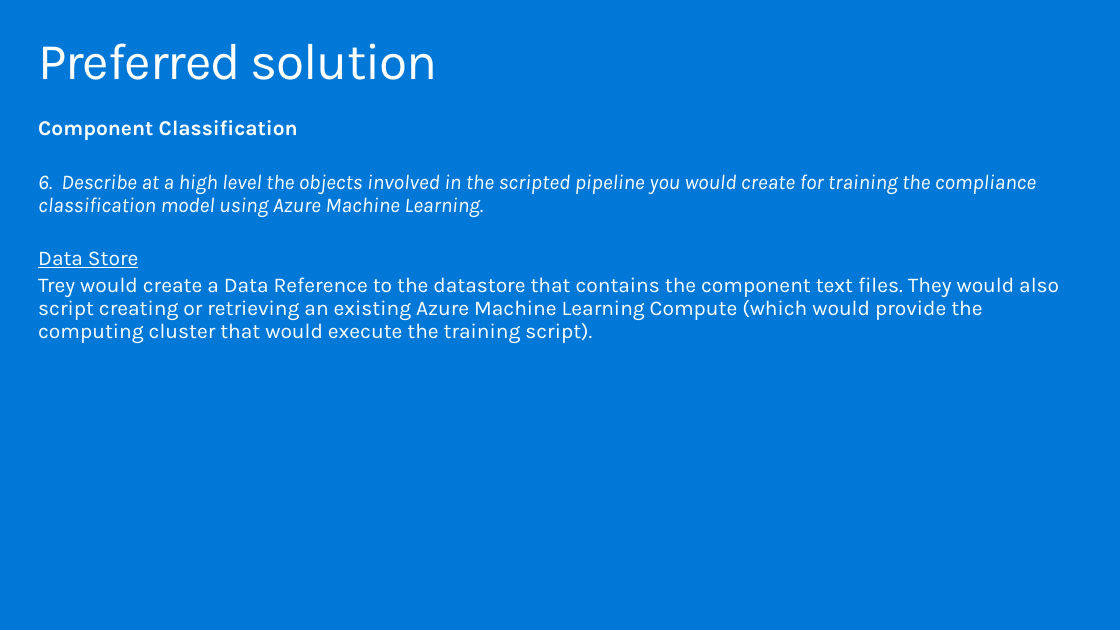
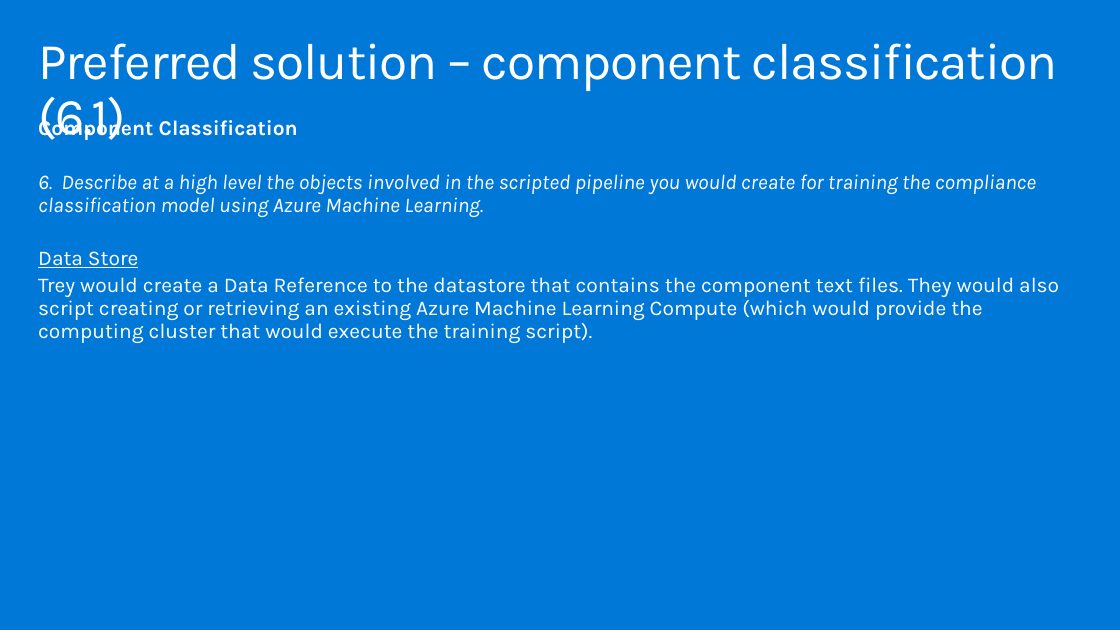
Before and after one commit to tiagoh/MCW-ML-Ops-1Day, a slide deck: slide 18 of Whiteboard design session/WDS trainer presentation - MLOps.pptx. Drawn at 1120x630 pixels with LibreOffice and Linux fonts; fonts in the diff are those of the drawing. Boxes give left, top, right and bottom in pixels: in the first picture for what was removed or moved away, otherwise in the second. Text is boxed around its words. In the diff, an @@ line names an element or a change of style, - is before the commit and + after.

```diff
--- a/Whiteboard design session/WDS trainer presentation - MLOps.pptx
+++ b/Whiteboard design session/WDS trainer presentation - MLOps.pptx
@@ title at <box>38,43,1058,140</box>: text changed @@
-Preferred solution
+Preferred solution – component classification (6.1)
```
Also in this commit, not shown: 18 other slides changed, 1 other file.
